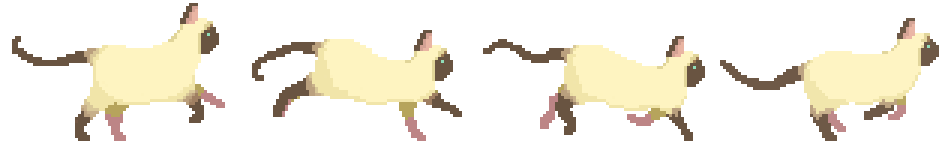
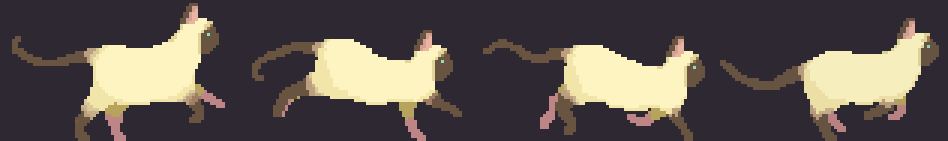
Before/after of a 948px x 141px layered artwork. What changed in the layer stack:
showed "图层 2", painted on it over (0, 0, 948, 141)
